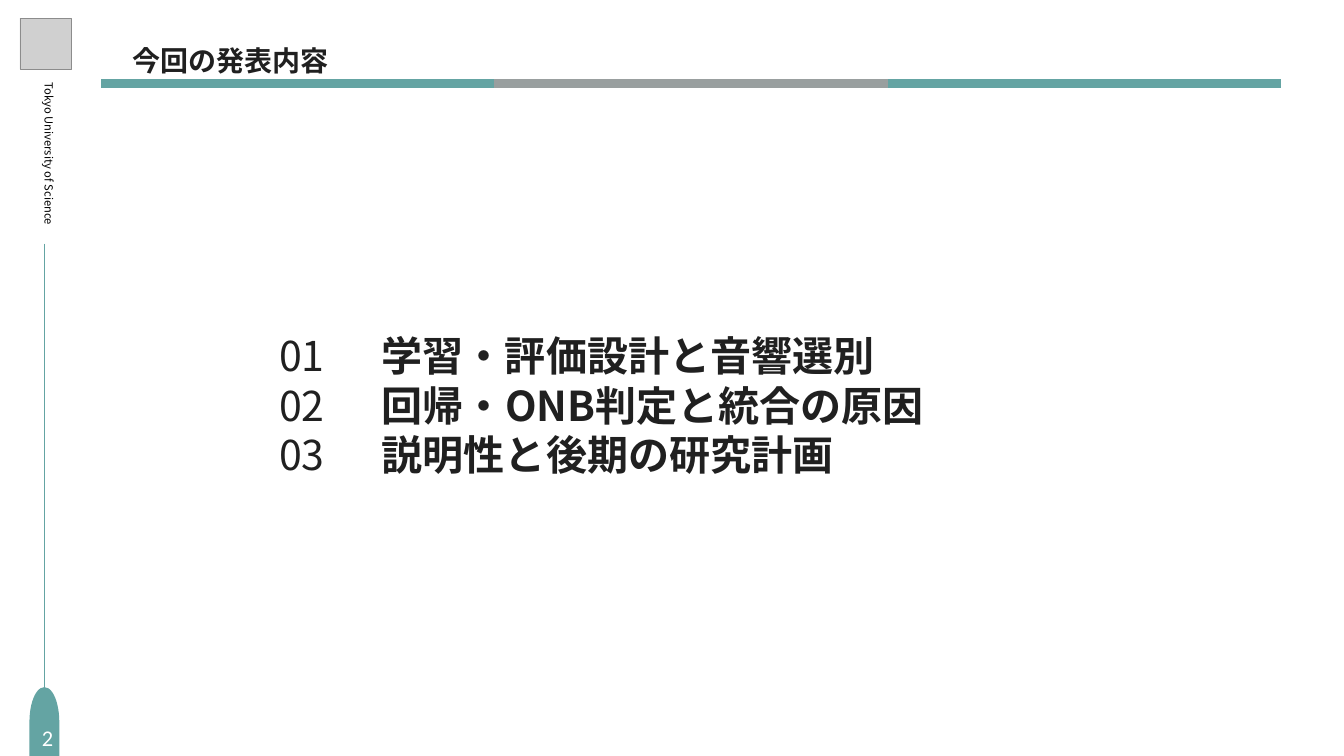
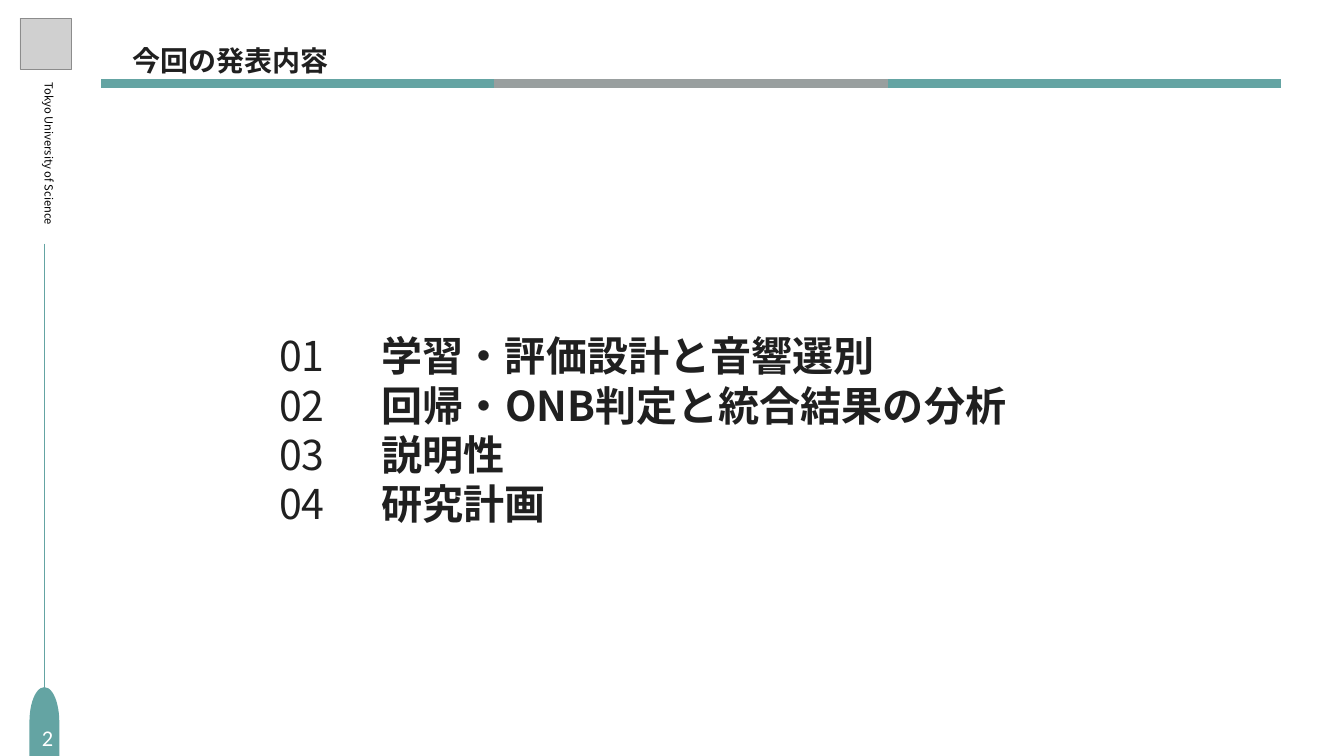
Before and after one commit to S-Riku-tus/university_research, a slide deck: slide 2 of 研究進捗報告/2026/918（研究計画発表）/研究進捗_柴崎陸_0918.pptx. Drawn at 1344x756 pixels with LibreOffice and Linux fonts; fonts in the diff are those of the drawing; grey boxes stand for pictures. Boxes give left, top, right and bottom in pixels: in the first picture for what was removed or moved away, otherwise in the second. Text is boxed around its words. In the diff, an @@ line names an element or a change of style, - is before the commit and + after.

```diff
--- a/研究進捗報告/2026/918（研究計画発表）/研究進捗_柴崎陸_0918.pptx
+++ b/研究進捗報告/2026/918（研究計画発表）/研究進捗_柴崎陸_0918.pptx
@@ text at (x1=382, y1=336, x2=1006, y2=523): text changed @@
-学習・評価設計と音響選別
-回帰・ONB判定と統合の原因
-説明性と後期の研究計画
+学習・評価設計と音響選別
+回帰・ONB判定と統合結果の分析
+説明性
+研究計画
@@ text at (x1=279, y1=488, x2=325, y2=520): paragraph added @@
+04
```
Also in this commit, not shown: 6 other slides changed.
